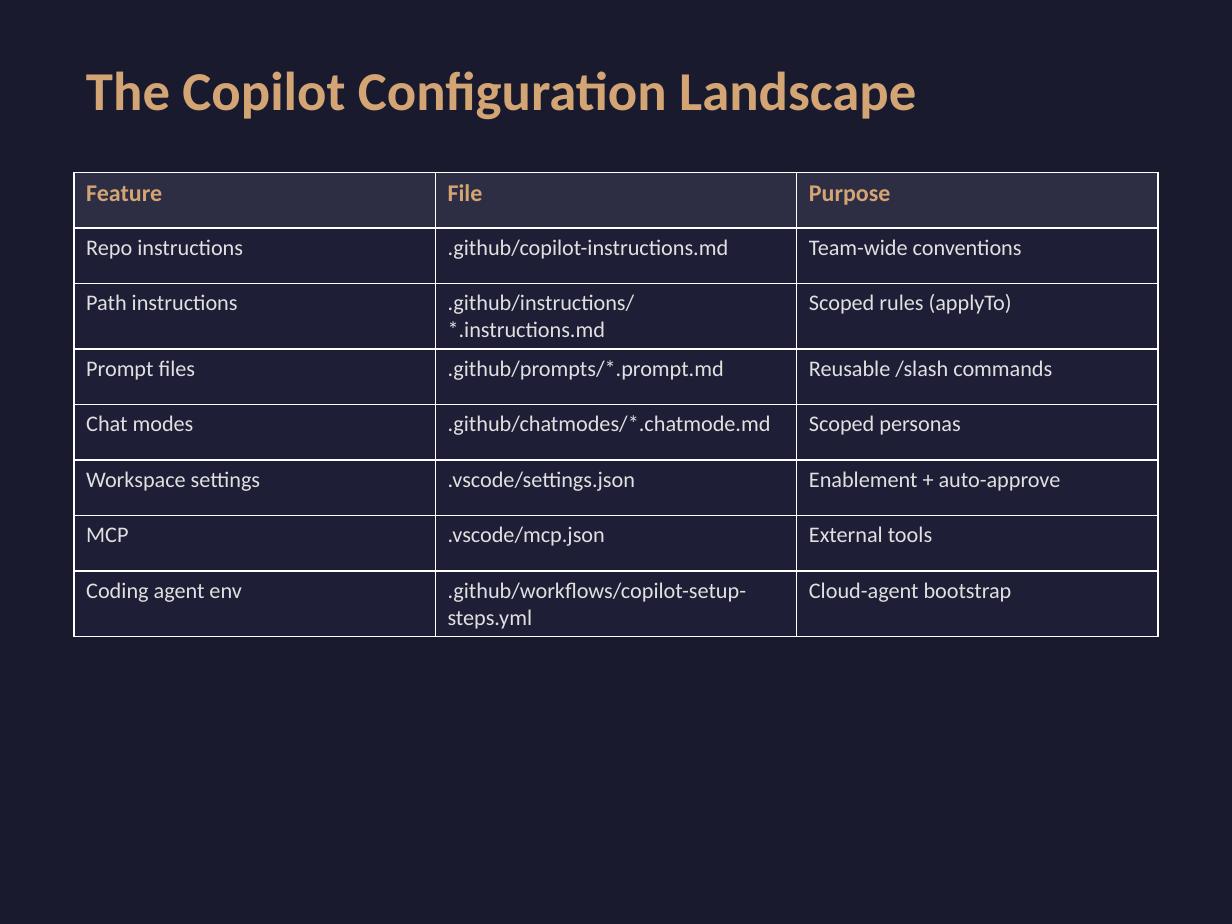
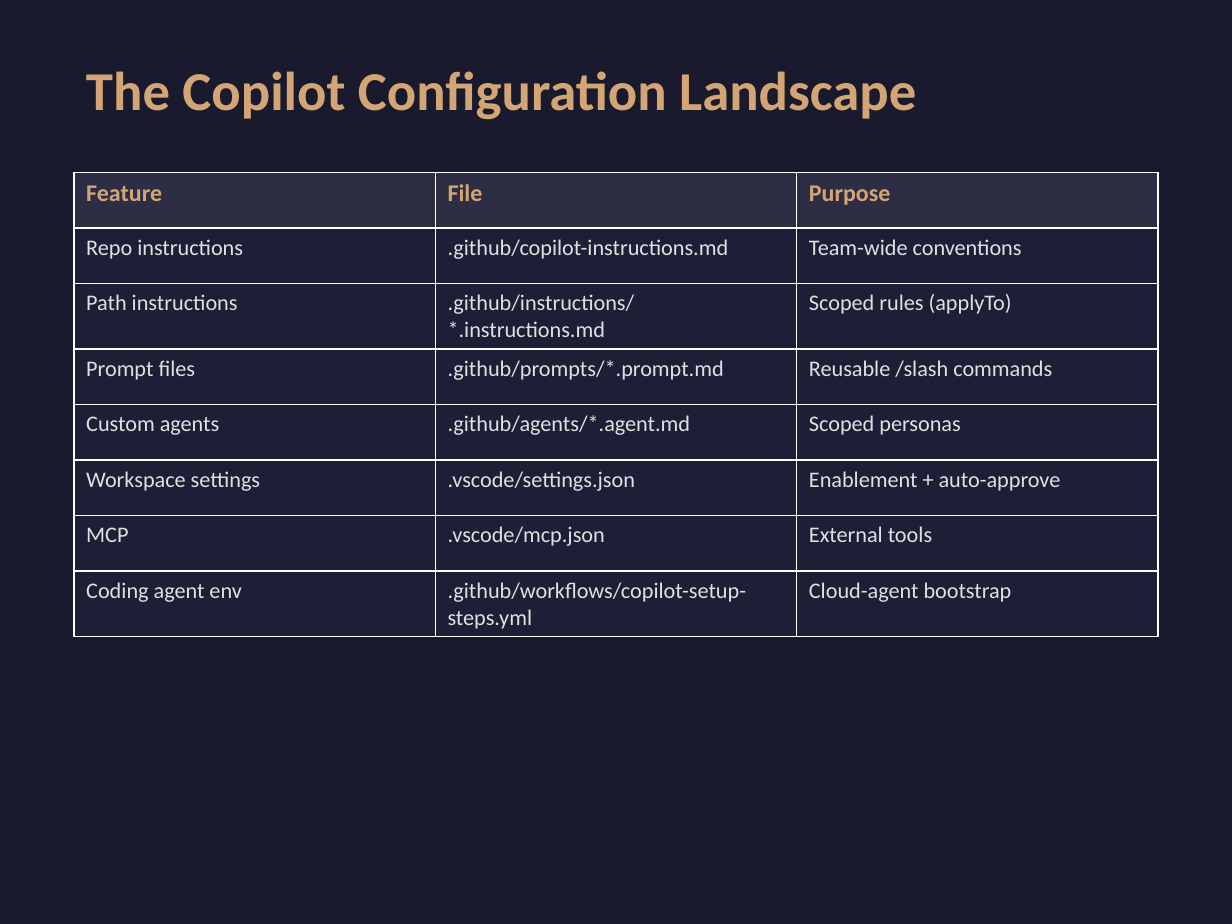
Before and after one commit to zachschillaci27/github-copilot-workshop, a slide deck: slide 32 of slides.pptx. Drawn at 1232x924 pixels with LibreOffice and Linux fonts; fonts in the diff are those of the drawing. Boxes give left, top, right and bottom in pixels: in the first picture for what was removed or moved away, otherwise in the second. Text is boxed around its words. In the diff, an @@ line names an element or a change of style, - is before the commit and + after.

```diff
--- a/slides.pptx
+++ b/slides.pptx
@@ table at bbox=[74, 172, 1157, 633] @@
-row 5, column 1: Chat modes
+row 5, column 1: Custom agents
-row 5, column 2: .github/chatmodes/*.chatmode.md
+row 5, column 2: .github/agents/*.agent.md
```
Also in this commit, not shown: 6 other slides changed, 19 other files.
